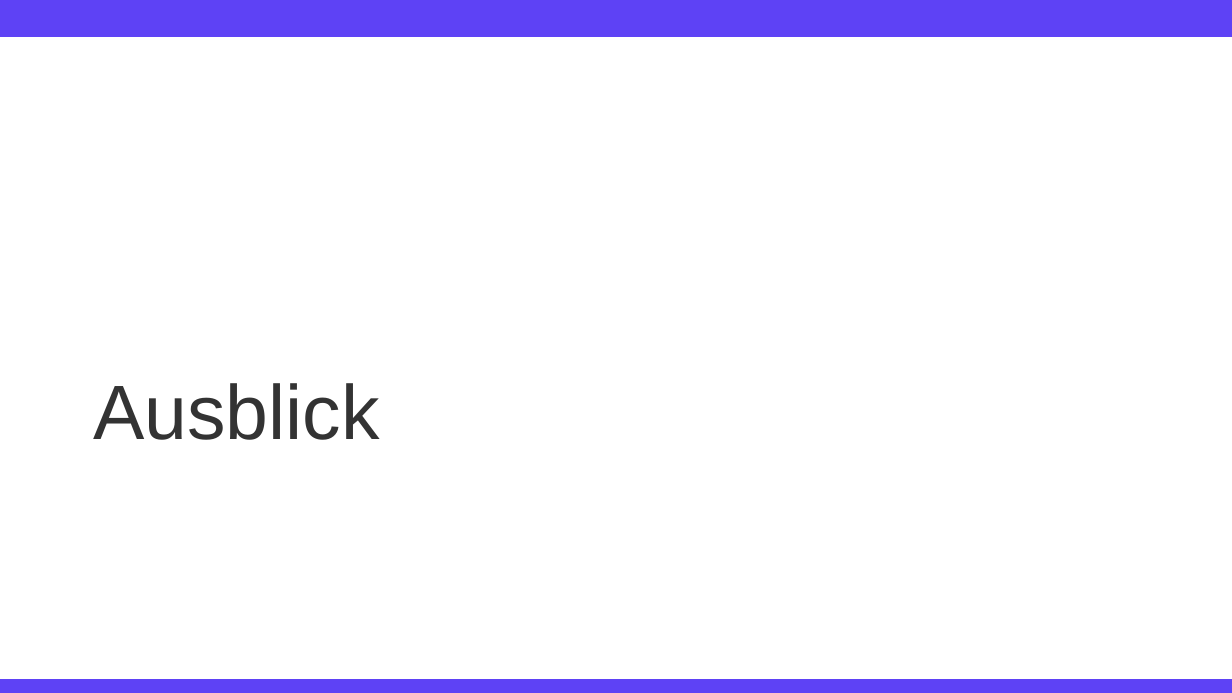
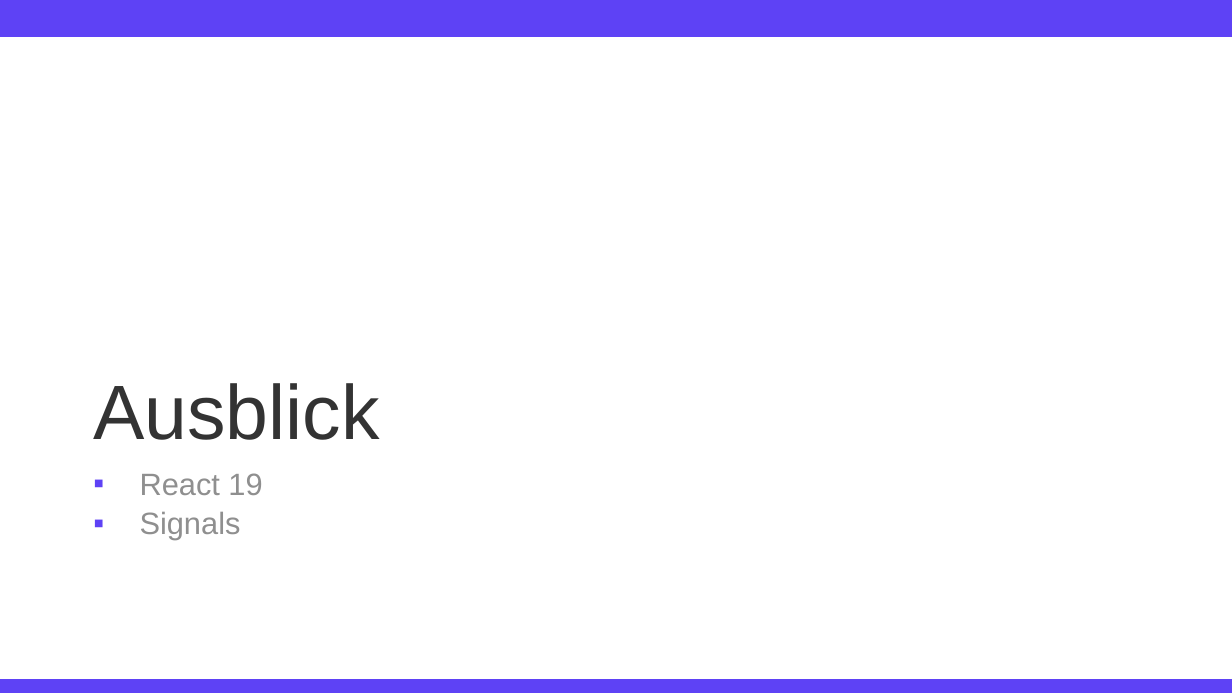
Before and after one commit to TimFehrmannAclue/techlabor_trainings_react_advanced, a slide deck: slide 25 of training_react_advanced.pptx (slide 15 before the commit). Drawn at 1232x693 pixels with LibreOffice and Linux fonts; fonts in the diff are those of the drawing; background and template pictures are left out. Boxes give left, top, right and bottom in pixels: in the first picture for what was removed or moved away, otherwise in the second. Text is boxed around its words. In the diff, an @@ line names an element or a change of style, - is before the commit and + after.

Commit message:
started added React Hooks section & todos to presentation

```diff
--- a/training_react_advanced.pptx
+++ b/training_react_advanced.pptx
@@ text added at [140, 473, 262, 540], 24 pt, text #909090 @@
+▪ React 19
+▪ Signals
```
Also in this commit, not shown: 2 other slides changed, 12 slides added, 2 slides removed, 2 other files.
